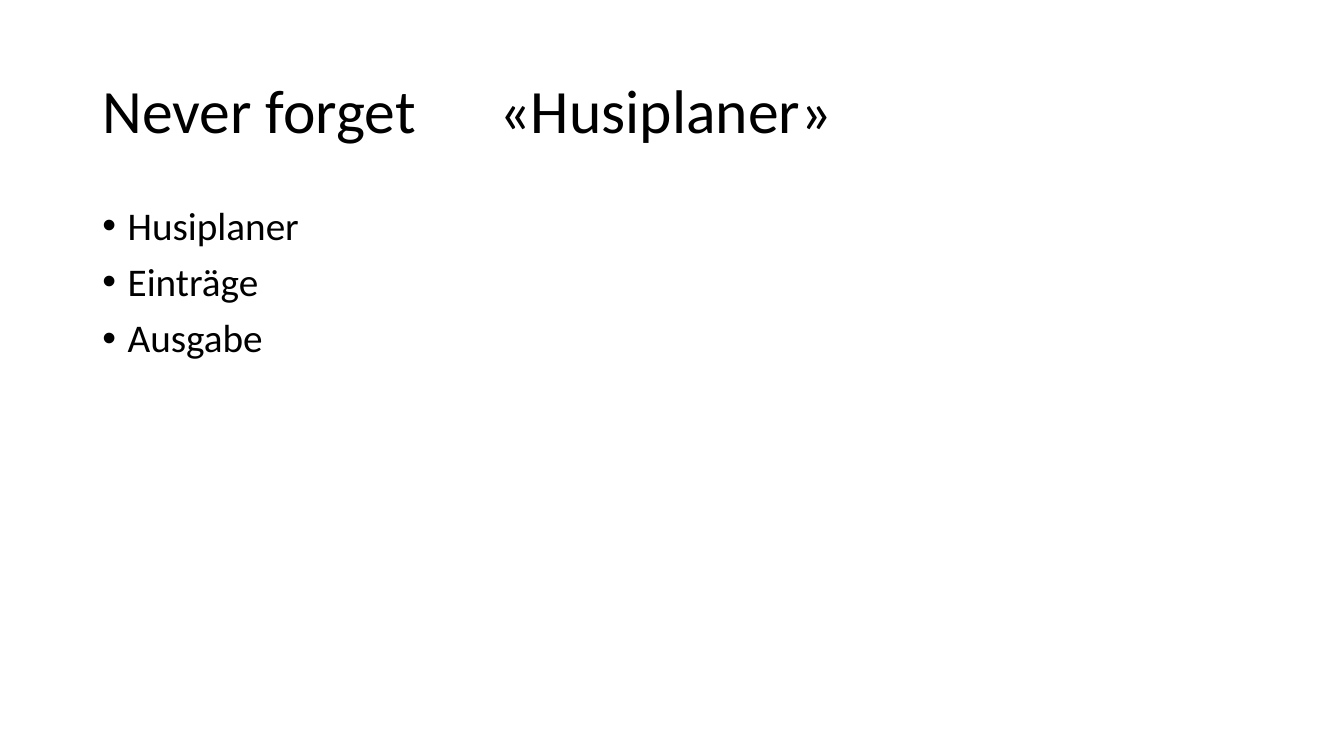
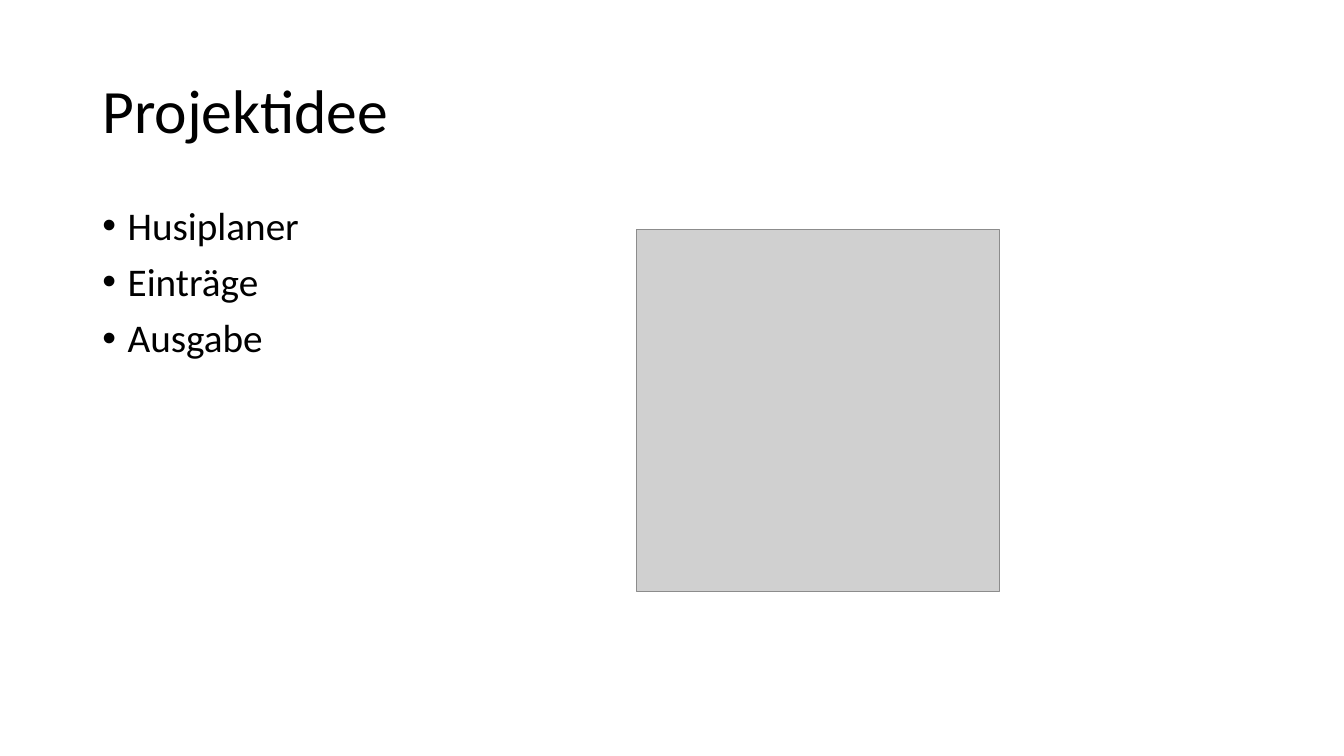
Before and after one commit to huiTaco/blj-projekt, a slide deck: slide 3 of program.pptx. Drawn at 1344x756 pixels with LibreOffice and Linux fonts; fonts in the diff are those of the drawing; grey boxes stand for pictures. Boxes give left, top, right and bottom in pixels: in the first picture for what was removed or moved away, otherwise in the second. Text is boxed around its words. In the diff, an @@ line names an element or a change of style, - is before the commit and + after.

```diff
--- a/program.pptx
+++ b/program.pptx
@@ title at (x1=102, y1=90, x2=388, y2=144): text changed @@
-Never forget «Husiplaner»
+Projektidee
@@ picture added at (x1=637, y1=229, x2=1000, y2=592) @@
```
Also in this commit, not shown: 3 other slides changed, 1 slide added, 2 other files.
